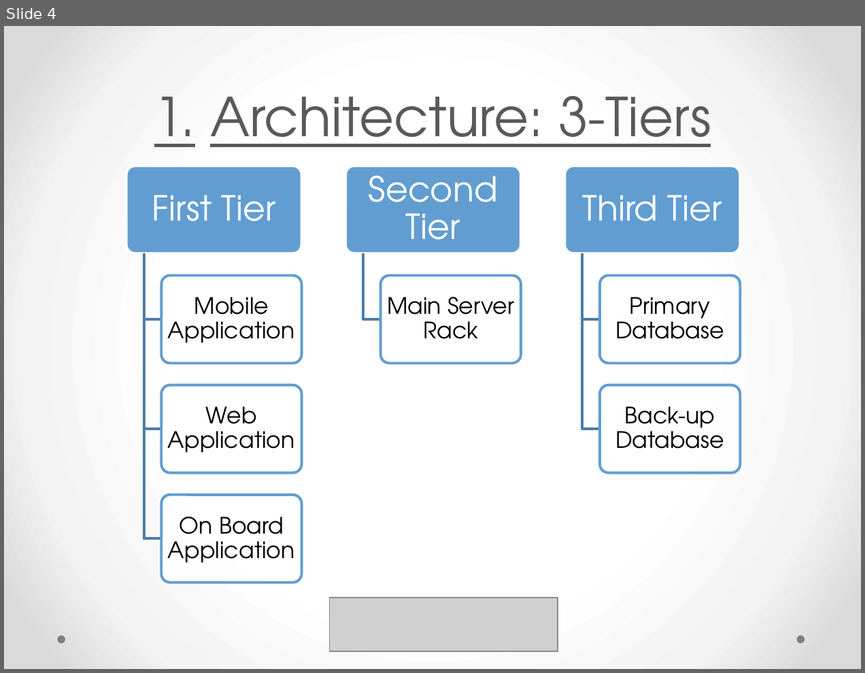
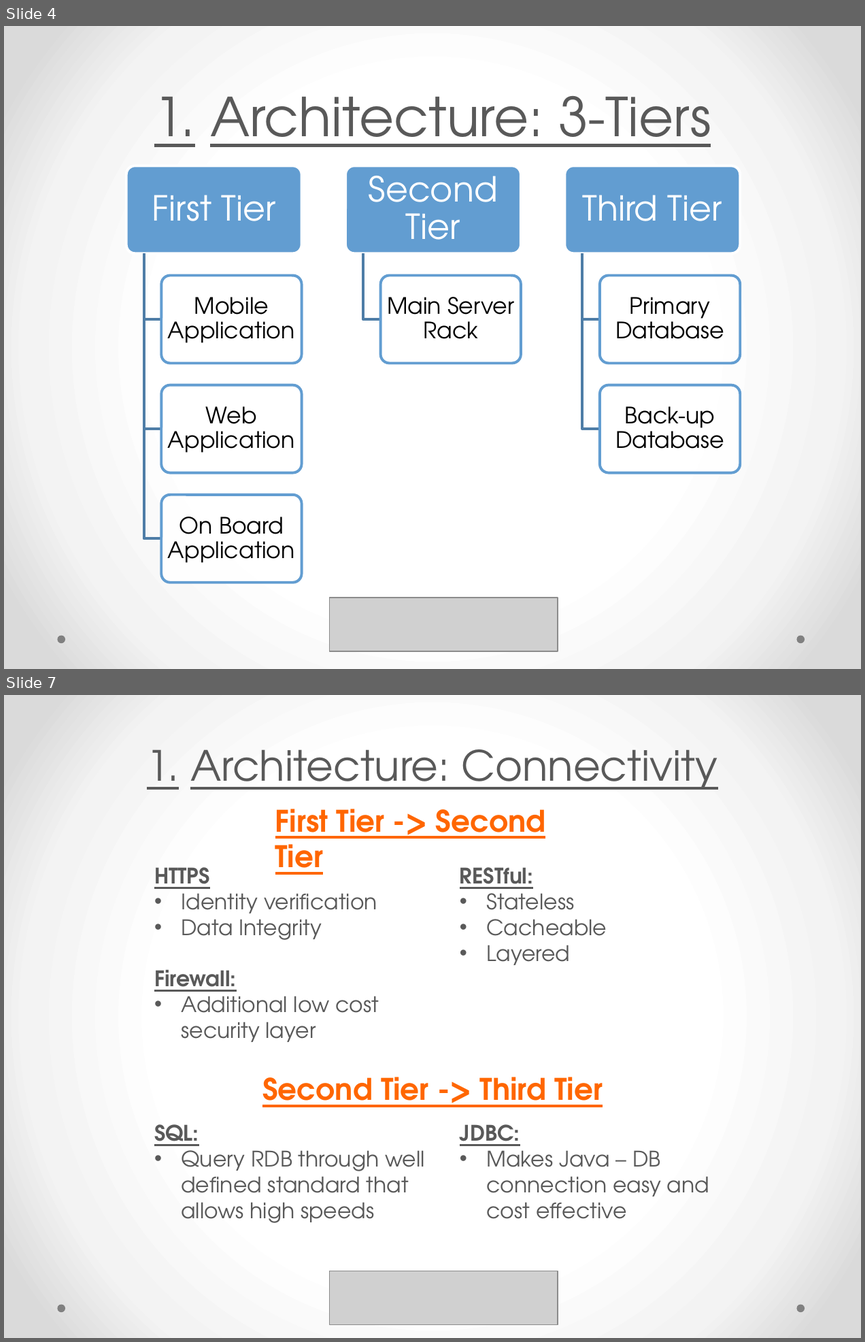
Before and after one commit to yangi92/SE2_PowerEnJoy, a slide deck: PP/PresentationDD.pptx. Shown one above the other, each under a label of ours: slide 4 before the commit, slides 4 and 7 after it; the slides between them are not shown. The pictures are 865x673 and 865x1342 pixels, drawn with LibreOffice and Linux fonts; fonts in the diff are those of the drawing; grey boxes stand for pictures. Boxes give left, top, right and bottom in pixels: in the first picture for what was removed or moved away, otherwise in the second. Text is boxed around its words. In the diff, an @@ line names an element or a change of style, - is before the commit and + after.

```diff
--- a/PP/PresentationDD.pptx
+++ b/PP/PresentationDD.pptx
@@ slide 7 added at (4, 695, 861, 1338), background gradient #FFFFFF to #F4F4F4 to #DADADA; not listed: 2 template elements that a slide beside it also shows @@
@@ title added at (147, 749, 717, 790), 35 pt, text #595959, underline @@
+1. Architecture: Connectivity
@@ text added at (275, 809, 546, 875), 25 pt, text #FF6600, bold, underline @@
+First Tier -> Second Tier
@@ text added at (154, 867, 425, 1223), 18 pt, text #595959 @@
+HTTPS
+• Identity verification
+• Data Integrity
+Firewall:
+• Additional low cost security layer
+SQL:
+• Query RDB through well defined standard that allows high speeds
@@ text added at (460, 867, 709, 1219), 18 pt, text #595959 @@
+RESTful:
+• Stateless
+• Cacheable
+• Layered
+JDBC:
+• Makes Java – DB connection easy and cost effective
@@ text added at (262, 1076, 602, 1107), 25 pt, text #FF6600, bold, underline @@
+Second Tier -> Third Tier
@@ picture added at (330, 1271, 558, 1325) @@
```
Also in this commit, not shown: 5 other slides added.
